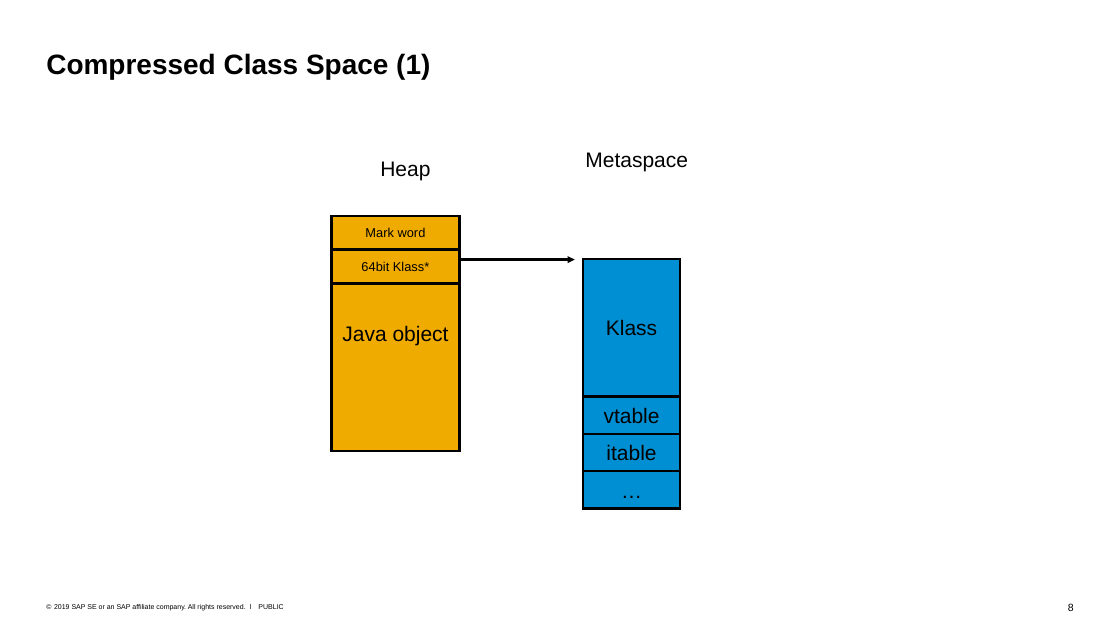
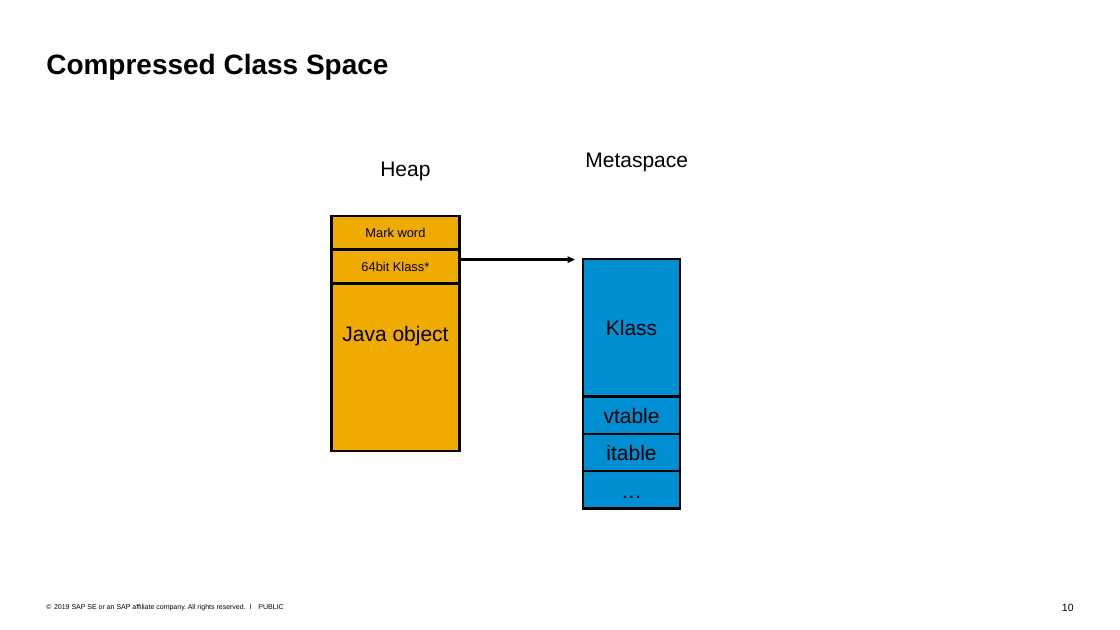
Before and after one commit to tstuefe/talk-fosdem20, a slide deck: slide 10 of fosdem20-taming-metaspace.pptx (slide 8 before the commit). Drawn at 1120x630 pixels with LibreOffice and Linux fonts; fonts in the diff are those of the drawing. Boxes give left, top, right and bottom in pixels: in the first picture for what was removed or moved away, otherwise in the second. Text is boxed around its words. In the diff, an @@ line names an element or a change of style, - is before the commit and + after.

```diff
--- a/fosdem20-taming-metaspace.pptx
+++ b/fosdem20-taming-metaspace.pptx
@@ title at box(46, 53, 388, 79): text changed @@
-Compressed Class Space (1)
+Compressed Class Space
@@ page number at box(1062, 603, 1074, 611): text changed @@
-8
+10
```
Also in this commit, not shown: 9 other slides changed, 3 slides added, 1 slide removed, 1 other file.
